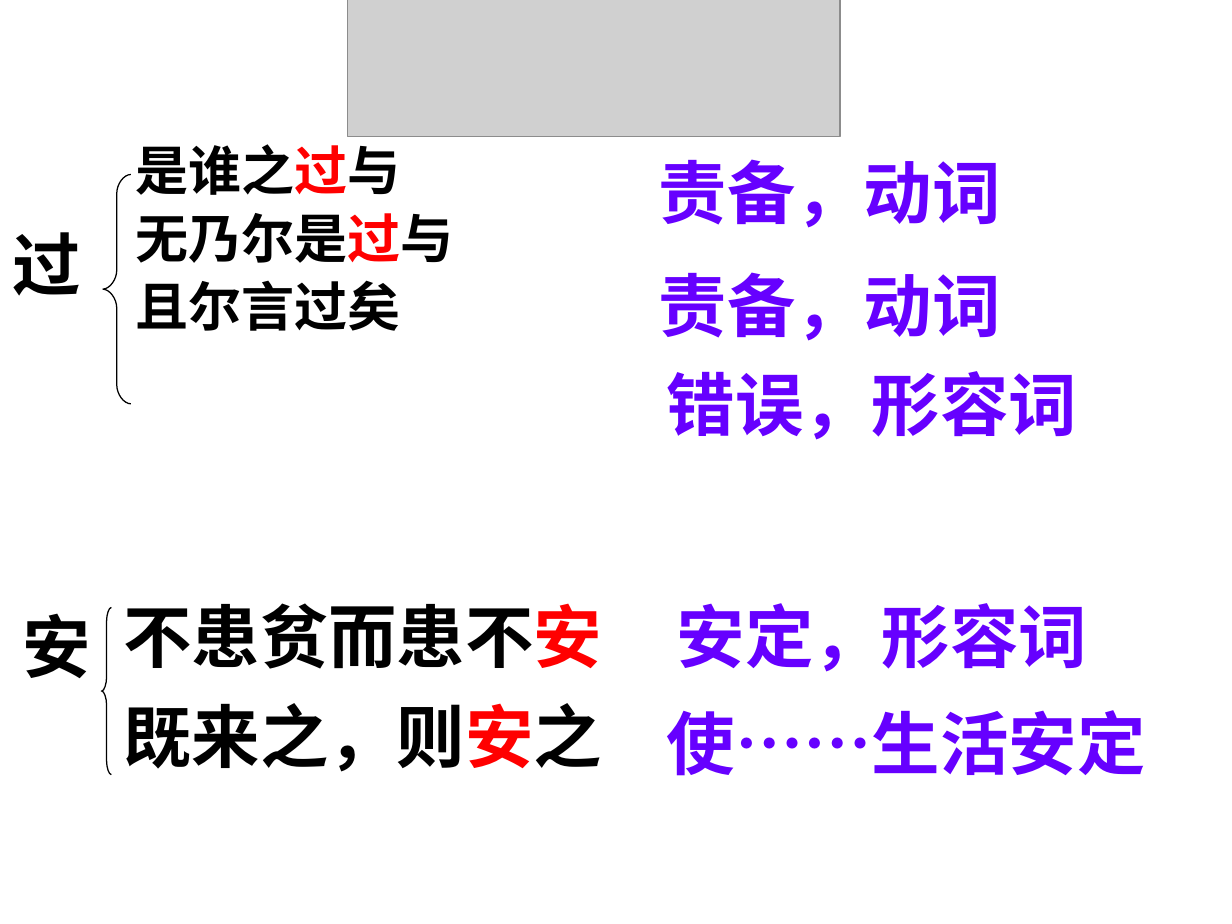
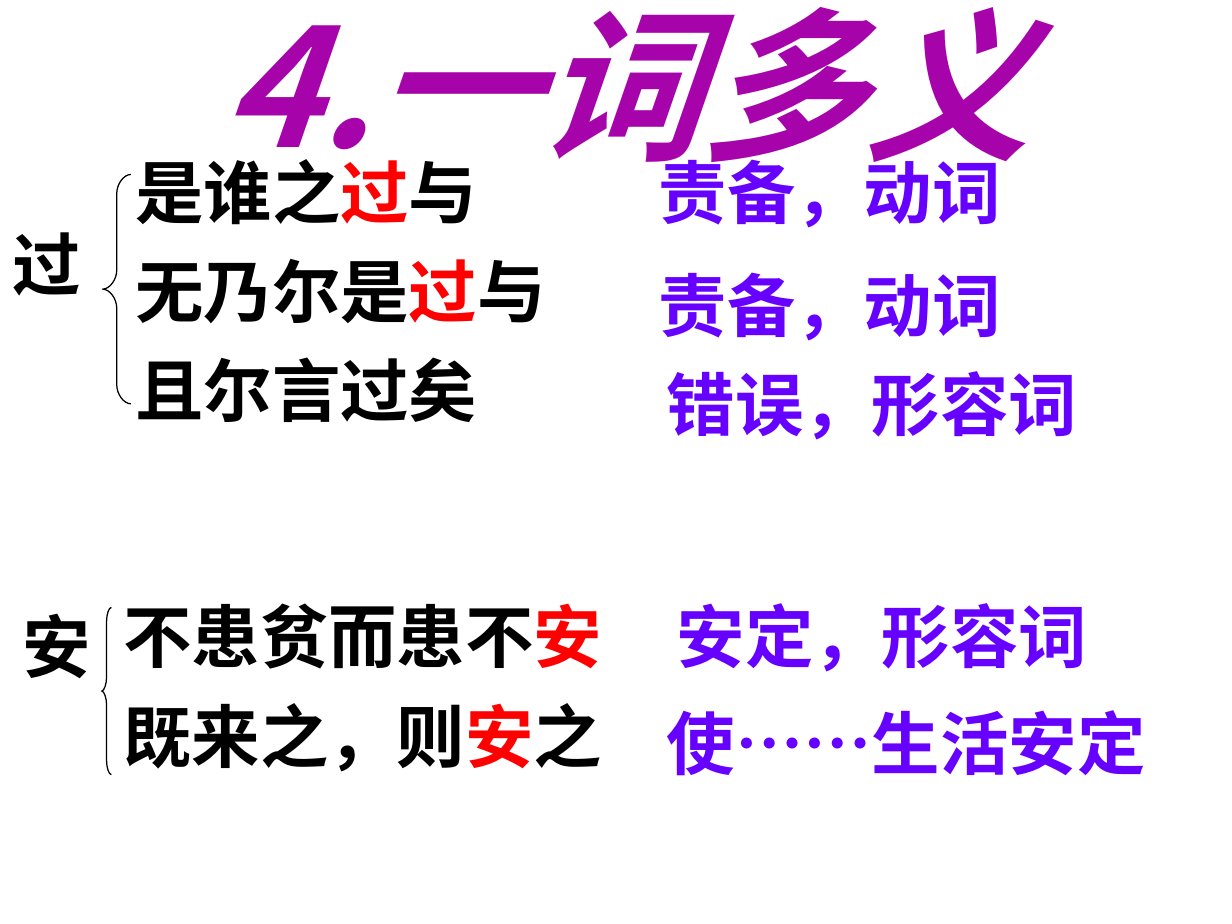
Before and after one commit to CCCxshen/ZhuanShengBen, a slide deck: slide 23 of Chinese/季氏将伐颛臾/《季氏将伐颛臾》课件.ppt. Drawn at 1232x924 pixels with LibreOffice and Linux fonts; fonts in the diff are those of the drawing; grey boxes stand for pictures; background and template pictures are left out. Boxes give left, top, right and bottom in pixels: in the first picture for what was removed or moved away, otherwise in the second. Text is boxed around its words. In the diff, an @@ line names an element or a change of style, - is before the commit and + after.

```diff
--- a/Chinese/季氏将伐颛臾/《季氏将伐颛臾》课件.ppt
+++ b/Chinese/季氏将伐颛臾/《季氏将伐颛臾》课件.ppt
@@ text added at box(222, 7, 1030, 190), 96 pt, text #A603AB, bold, italic @@
+4.一词多义
@@ picture removed at box(347, 0, 840, 137) @@
@@ text "是谁之过与" at box(135, 148, 545, 422): size 31 to 40 pt; line spacing 0.8 to 1 @@
```
Also in this commit, not shown: 8 other slides changed, 2 other files.
